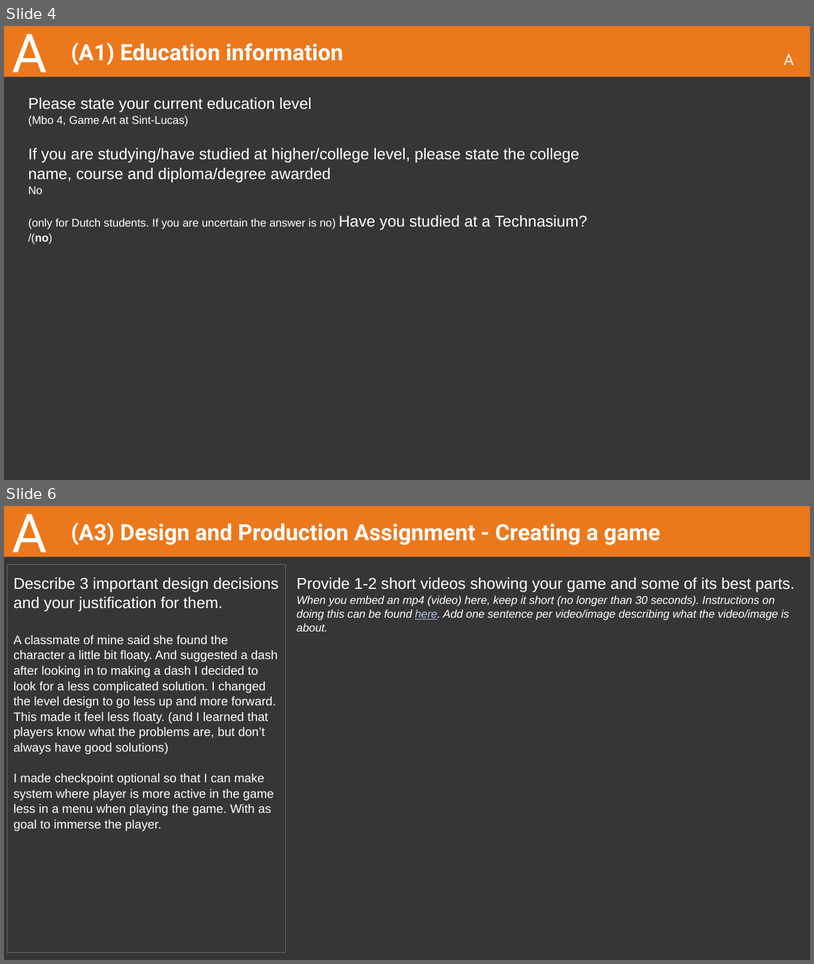
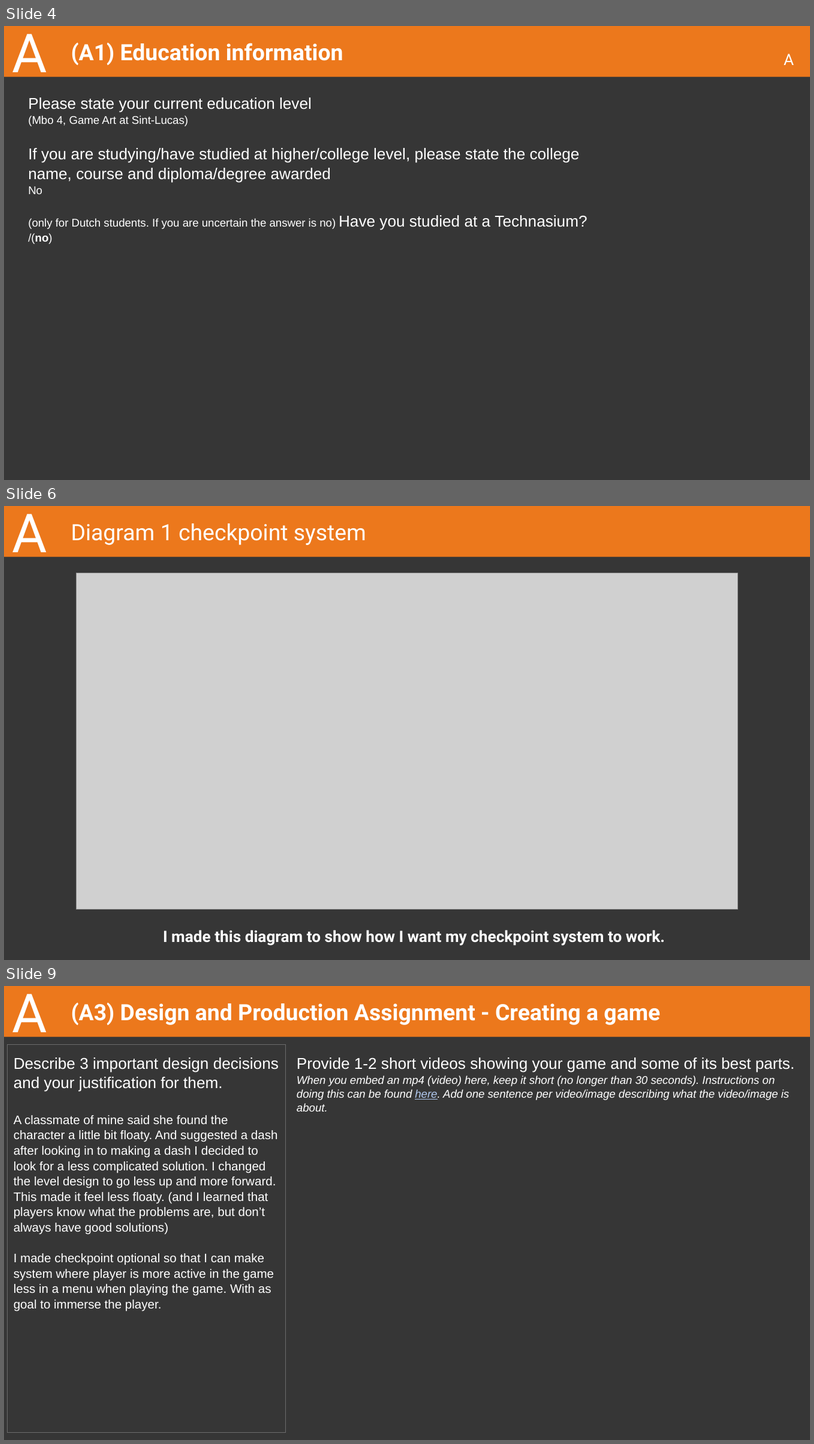
Before and after one commit to EyeOfFantasy/Buas-intake, a slide deck: 2023-24 CMGT Intake - Design and Production.pptx. Shown one above the other, each under a label of ours: slides 4 and 6 before the commit, slides 4, 6 and 9 after it; the slides between them are not shown. The pictures are 814x964 and 814x1444 pixels, drawn with LibreOffice and Linux fonts; fonts in the diff are those of the drawing; grey boxes stand for pictures. Boxes give left, top, right and bottom in pixels: in the first picture for what was removed or moved away, otherwise in the second. Text is boxed around its words. In the diff, an @@ line names an element or a change of style, - is before the commit and + after.

```diff
--- a/2023-24 CMGT Intake - Design and Production.pptx
+++ b/2023-24 CMGT Intake - Design and Production.pptx
@@ slide 6 added at bbox=[4, 506, 810, 960], background #363636; not listed: 1 template element that a slide beside it also shows @@
@@ title added at bbox=[12, 514, 47, 565], 48 pt, text #FFFFFF @@
+A
@@ title added at bbox=[71, 523, 366, 545], 20 pt, text #FFFFFF @@
+Diagram 1 checkpoint system
@@ picture added at bbox=[77, 573, 738, 909] @@
@@ subtitle added at bbox=[163, 930, 665, 945], 14 pt, text #FFFFFF, bold @@
+I made this diagram to show how I want my checkpoint system to work.
@@ what was slide 6 is now slide 9 @@
```
Also in this commit, not shown: 1 slide changed, 2 other slides added, 9 other files.
